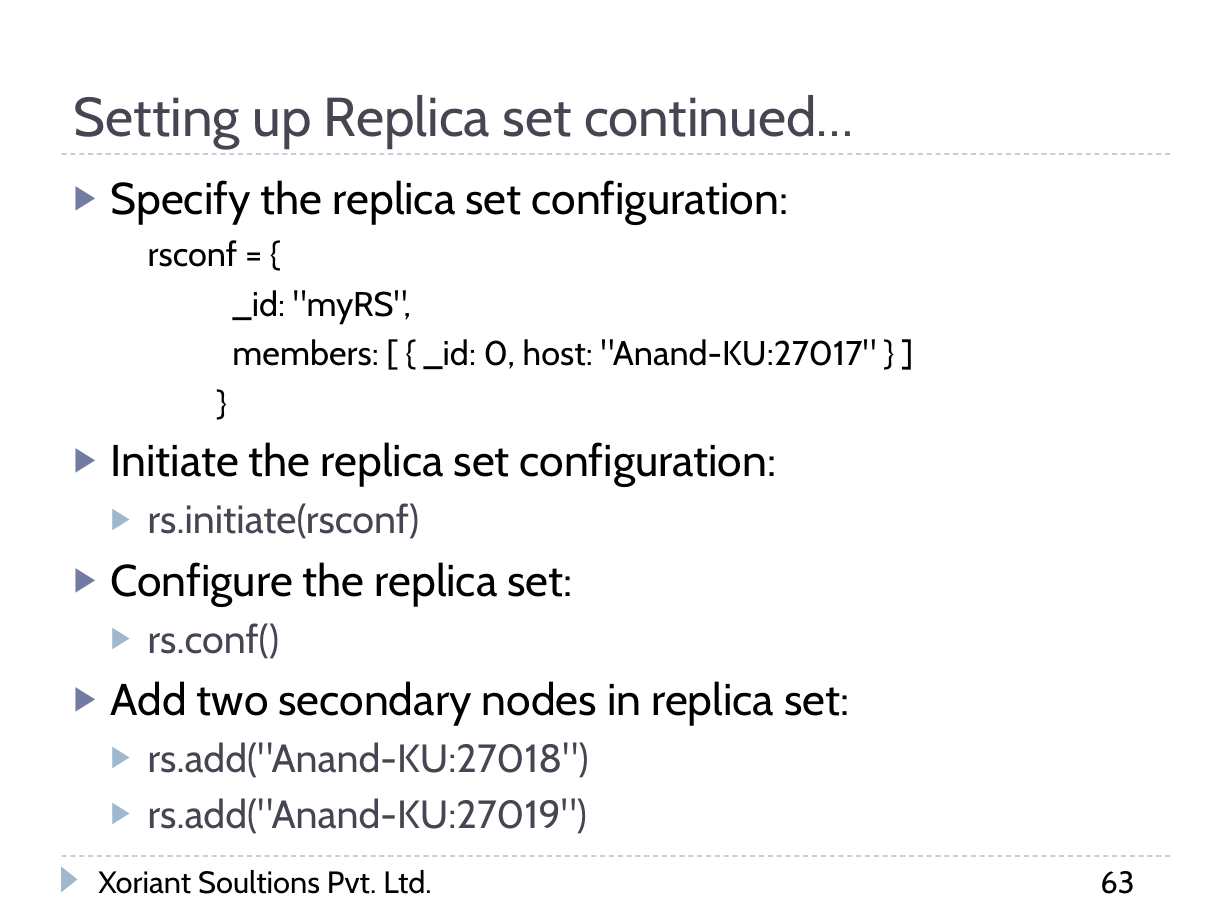
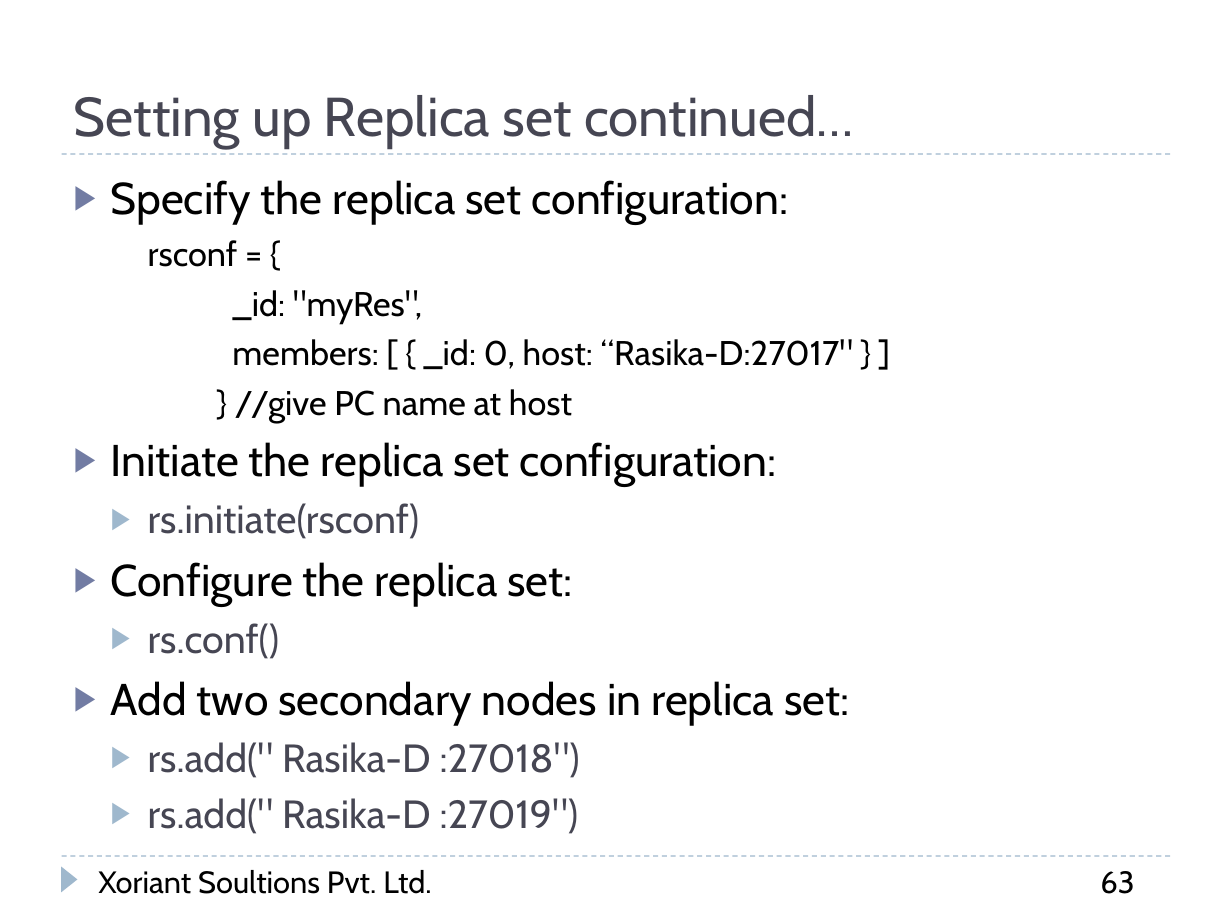
Before and after one commit to Rasika-Deodhar/Xor-Springboard2017-Assignments, a slide deck: slide 63 of MongoDB/MongoDB_Version_3.pptx. Drawn at 1232x924 pixels with LibreOffice and Linux fonts; fonts in the diff are those of the drawing; background and template pictures are left out. Boxes give left, top, right and bottom in pixels: in the first picture for what was removed or moved away, otherwise in the second. Text is boxed around its words. In the diff, an @@ line names an element or a change of style, - is before the commit and + after.

```diff
--- a/MongoDB/MongoDB_Version_3.pptx
+++ b/MongoDB/MongoDB_Version_3.pptx
@@ text at box(232, 290, 854, 423): text changed @@
-    _id: "myRS",
-    members: [ { _id: 0, host: "Anand-KU:27017" } ]
-    }
+    _id: "myRes",
+    members: [ { _id: 0, host: “Rasika-D:27017" } ]
+    } //give PC name at host
@@ text at box(148, 742, 580, 834): text changed @@
-  ▶ rs.add("Anand-KU:27018")
-  ▶ rs.add("Anand-KU:27019")
+  ▶ rs.add(" Rasika-D :27018")
+  ▶ rs.add(" Rasika-D :27019")
```
Also in this commit, not shown: 2 other slides changed, 13 other files.
